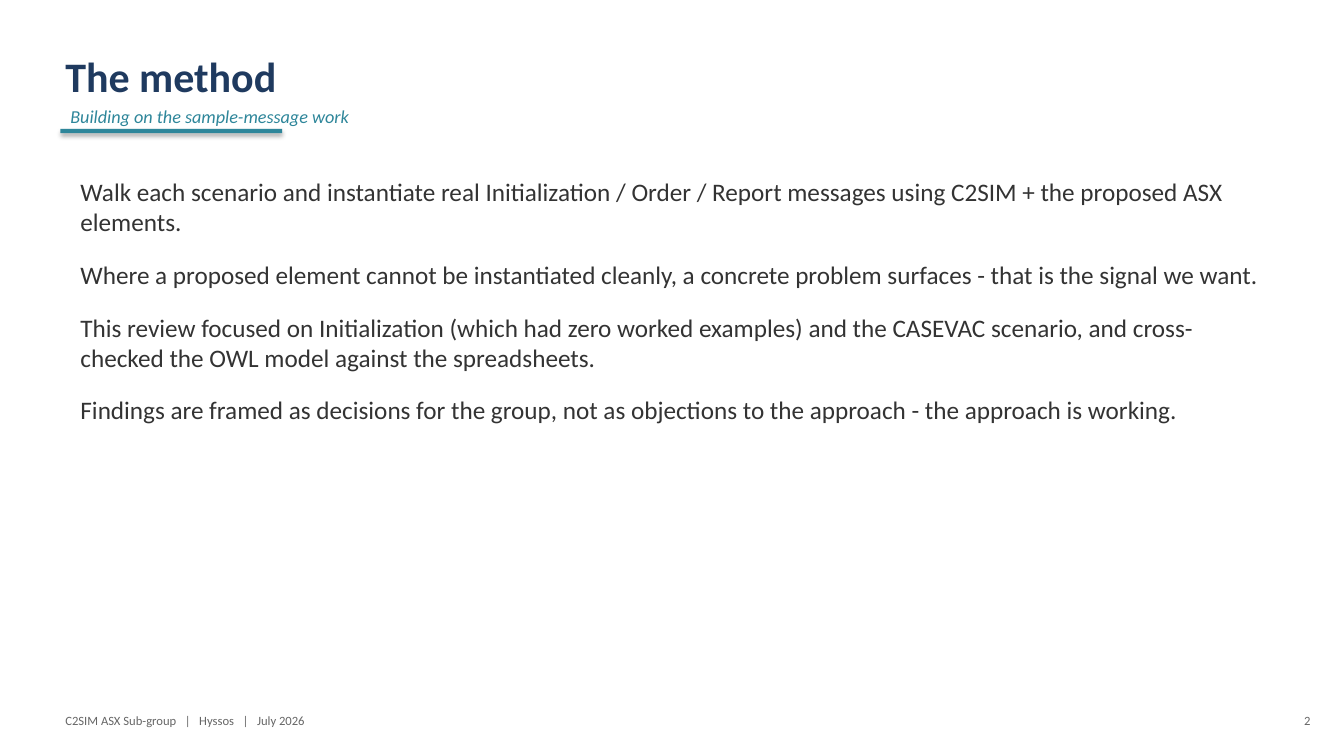
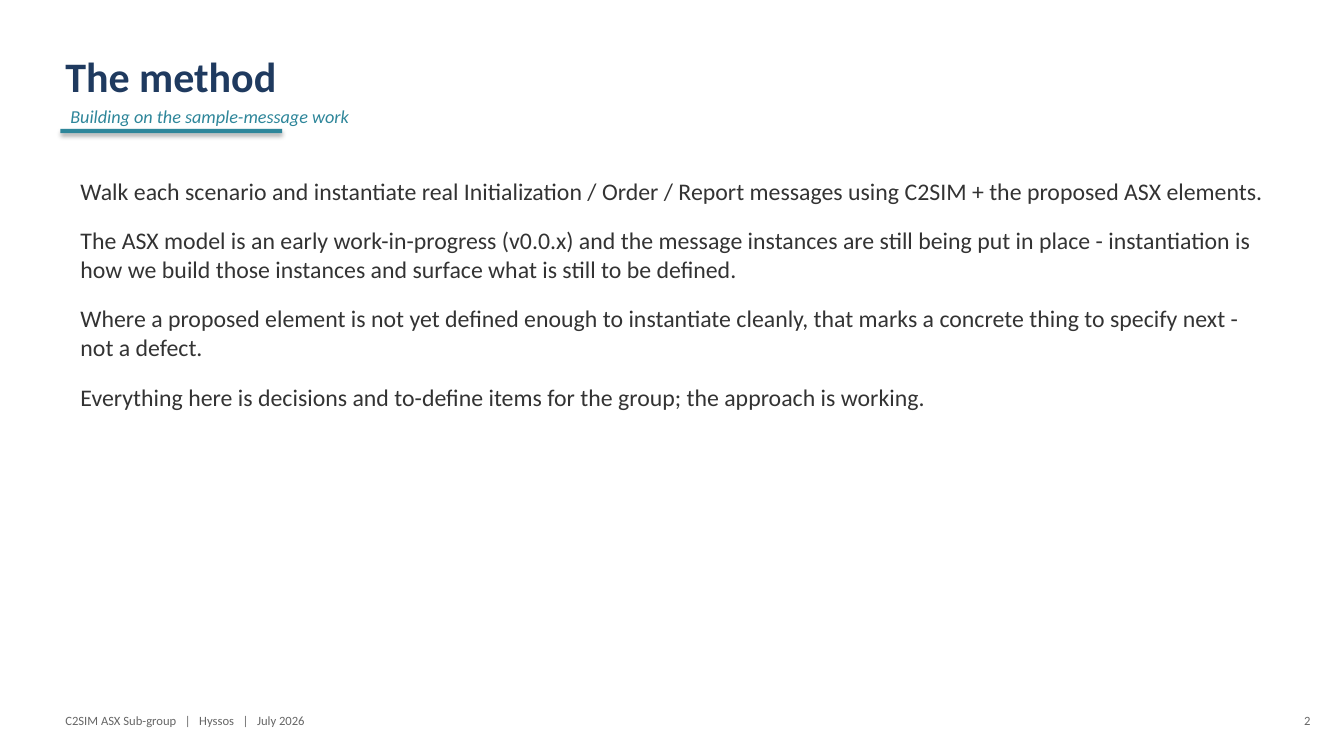
Before and after one commit to hyssostech/C2SIMArtifacts, a slide deck: slide 2 of Subgroups/ASX/InstantiationReview/ASX-Instantiation-Findings.pptx. Drawn at 1344x756 pixels with LibreOffice and Linux fonts; fonts in the diff are those of the drawing. Boxes give left, top, right and bottom in pixels: in the first picture for what was removed or moved away, otherwise in the second. Text is boxed around its words. In the diff, an @@ line names an element or a change of style, - is before the commit and + after.

```diff
--- a/Subgroups/ASX/InstantiationReview/ASX-Instantiation-Findings.pptx
+++ b/Subgroups/ASX/InstantiationReview/ASX-Instantiation-Findings.pptx
@@ text at box(80, 183, 1263, 204): size 18 to 17 pt in "Walk each scenario and instantiate real Initialization ..."; less space between paragraphs @@
@@ text at box(80, 232, 1250, 410): text changed; size 18 to 17 pt @@
-Where a proposed element cannot be instantiated cleanly, a concrete problem surfaces - that is the signal we want.
-This review focused on Initialization (which had zero worked examples) and the CASEVAC scenario, and cross-checked the OWL model against the spreadsheets.
-Findings are framed as decisions for the group, not as objections to the approach - the approach is working.
+The ASX model is an early work-in-progress (v0.0.x) and the message instances are still being put in place - instantiation is how we build those instances and surface what is still to be defined.
+Where a proposed element is not yet defined enough to instantiate cleanly, that marks a concrete thing to specify next - not a defect.
+Everything here is decisions and to-define items for the group; the approach is working.
```
Also in this commit, not shown: 18 other slides changed, 2 slides added, 13 other files.
